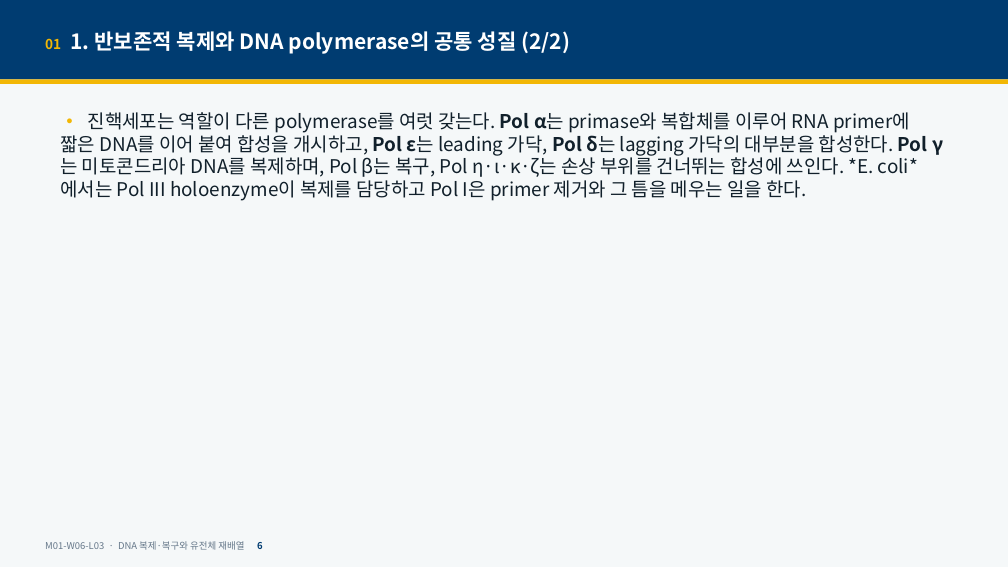
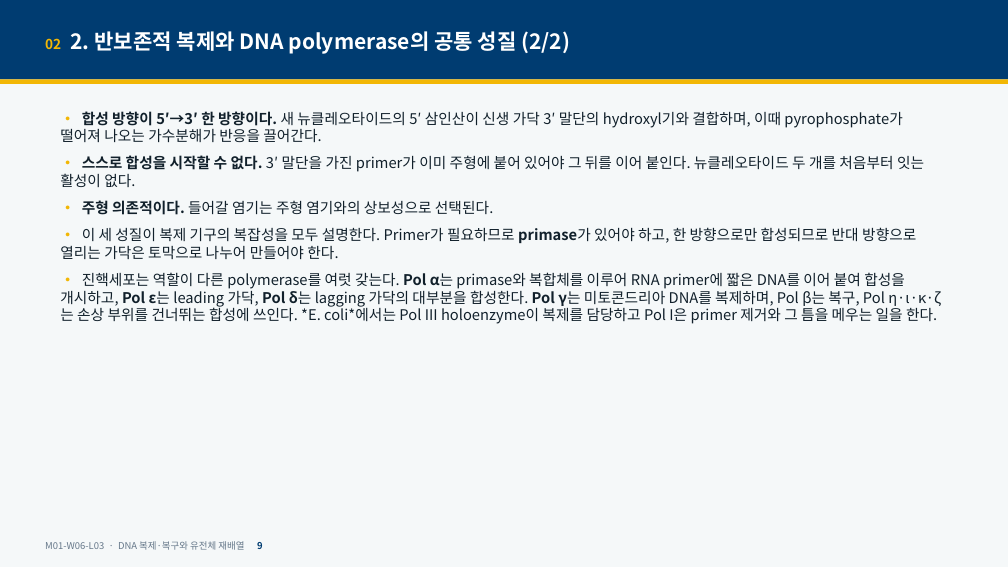
Before and after one commit to hoperiasd2/hoperiasd2.github.io, a slide deck: slide 9 of curriculum/M01/W06/L03/slides.pptx (slide 6 before the commit). Drawn at 1008x567 pixels with LibreOffice and Linux fonts; fonts in the diff are those of the drawing. Boxes give left, top, right and bottom in pixels: in the first picture for what was removed or moved away, otherwise in the second. Text is boxed around its words. In the diff, an @@ line names an element or a change of style, - is before the commit and + after.

```diff
--- a/curriculum/M01/W06/L03/slides.pptx
+++ b/curriculum/M01/W06/L03/slides.pptx
@@ text at [45,31,570,54]: text changed @@
-01 1. 반보존적 복제와 DNA polymerase의 공통 성질 (2/2)
+02 2. 반보존적 복제와 DNA polymerase의 공통 성질 (2/2)
@@ text at [60,111,924,259]: paragraphs added @@
+• 합성 방향이 5′→3′ 한 방향이다. 새 뉴클레오타이드의 5′ 삼인산이 신생 가닥 3′ 말단의 hydroxyl기와 결합하며, 이때 pyrophosphate가 떨어져 나오는 가수분해가 반응을 끌어간다.
+• 스스로 합성을 시작할 수 없다. 3′ 말단을 가진 primer가 이미 주형에 붙어 있어야 그 뒤를 이어 붙인다. 뉴클레오타이드 두 개를 처음부터 잇는 활성이 없다.
+• 주형 의존적이다. 들어갈 염기는 주형 염기와의 상보성으로 선택된다.
+• 이 세 성질이 복제 기구의 복잡성을 모두 설명한다. Primer가 필요하므로 primase가 있어야 하고, 한 방향으로만 합성되므로 반대 방향으로 열리는 가닥은 토막으로 나누어 만들어야 한다.
@@ text at [60,272,941,324]: size 18 to 14 pt in "• 진핵세포는 역할이 다른 polymerase를 여럿 갖는다. ..." @@
```
Also in this commit, not shown: 54 other slides changed, 1 slide added, 1 slide removed, 21 other files.
